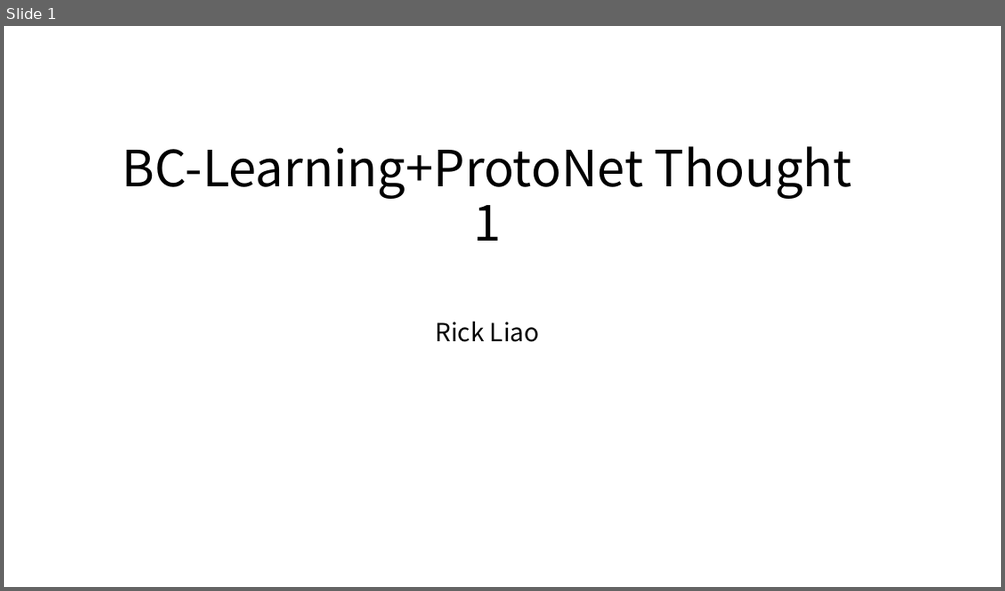
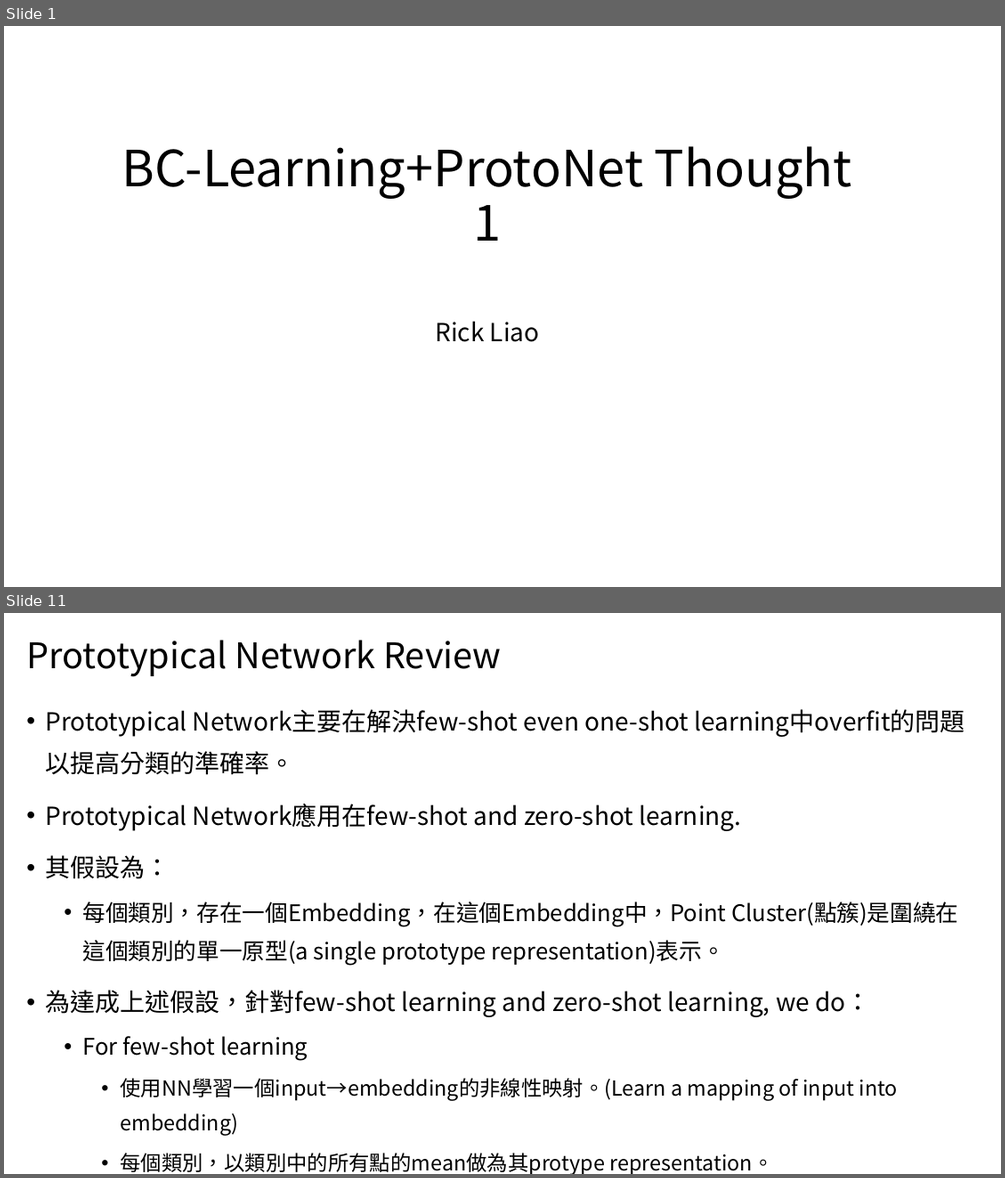
Before and after one commit to xrick/RickLiao-Repo, a slide deck: MyResearches/BCLearning+ProtoNet/Thoughts/bclearning+protonet_thoughts01.pptx. Shown one above the other, each under a label of ours: slide 1 before the commit, slides 1 and 11 after it; the slides between them are not shown. The pictures are 1005x591 and 1005x1178 pixels, drawn with LibreOffice and Linux fonts; fonts in the diff are those of the drawing. Boxes give left, top, right and bottom in pixels: in the first picture for what was removed or moved away, otherwise in the second. Text is boxed around its words. In the diff, an @@ line names an element or a change of style, - is before the commit and + after.

```diff
--- a/MyResearches/BCLearning+ProtoNet/Thoughts/bclearning+protonet_thoughts01.pptx
+++ b/MyResearches/BCLearning+ProtoNet/Thoughts/bclearning+protonet_thoughts01.pptx
@@ slide 11 added at <box>4,613,1001,1174</box>, background #FFFFFF @@
@@ title added at <box>26,640,501,677</box>, 34 pt, text #000000 @@
+Prototypical Network Review
@@ text added at <box>45,709,958,1174</box>, 24 pt, text #000000 @@
+• Prototypical Network主要在解決few-shot even one-shot learning中overfit的問題以提高分類的準確率。
+• Prototypical Network應用在few-shot and zero-shot learning.
+• 其假設為：
+  • 每個類別，存在一個Embedding，在這個Embedding中，Point Cluster(點簇)是圍繞在這個類別的單一原型(a single prototype representation)表示。
+• 為達成上述假設，針對few-shot learning and zero-shot learning, we do：
+  • For few-shot learning
+    • 使用NN學習一個input→embedding的非線性映射。(Learn a mapping of input into embedding)
+    • 每個類別，以類別中的所有點的mean做為其protype representation。
```
Also in this commit, not shown: 1 slide changed, 9 other slides added, 16 slides removed, 4 other files.
